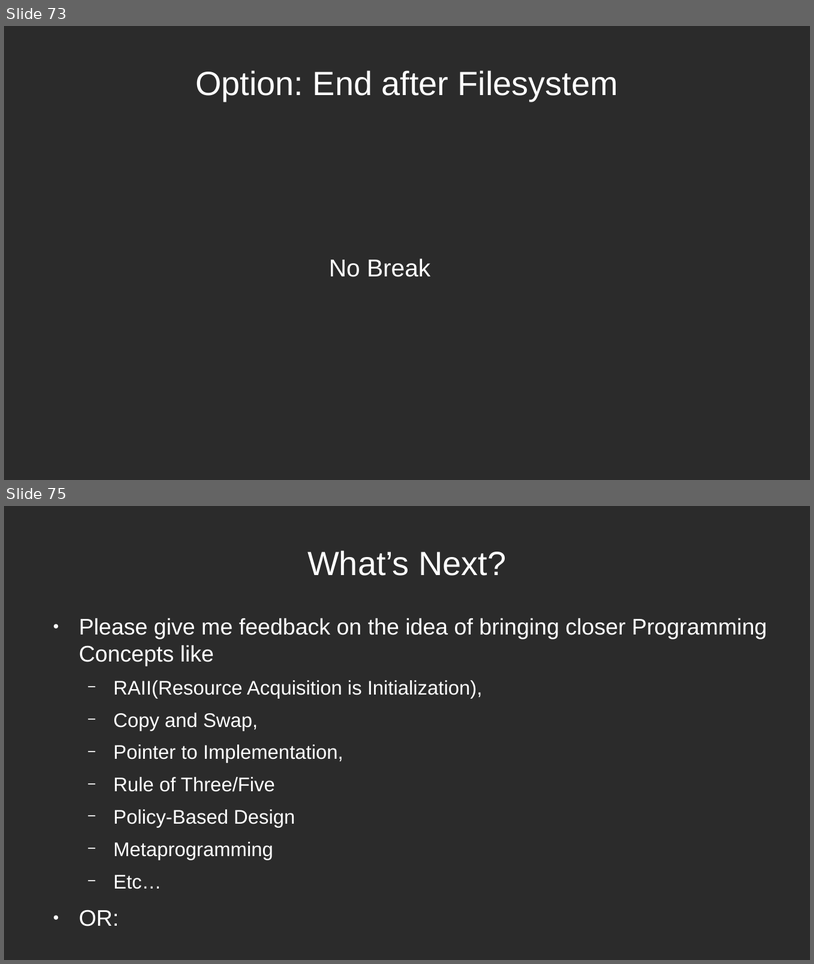
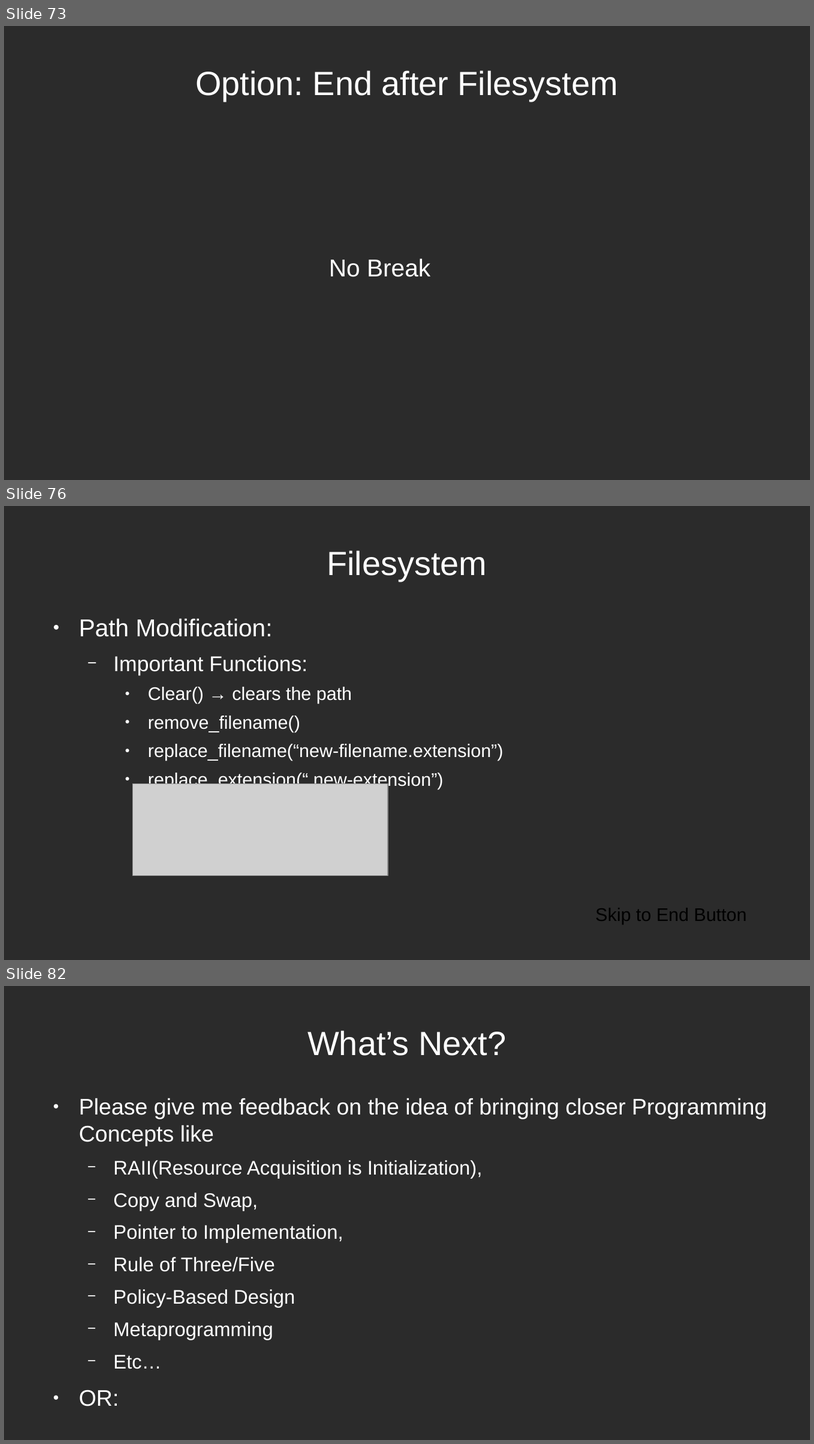
Before and after one commit to mleibeng/Crash-Course-CPP-11-17, a slide deck: Presentation/Crash Course CPP.odp. Shown one above the other, each under a label of ours: slides 73 and 75 before the commit, slides 73, 76 and 82 after it; the slides between them are not shown. The pictures are 814x964 and 814x1444 pixels, drawn with LibreOffice and Linux fonts; fonts in the diff are those of the drawing; grey boxes stand for pictures; background and template pictures are left out; a plain dark background stands for a picture behind light text. Boxes give left, top, right and bottom in pixels: in the first picture for what was removed or moved away, otherwise in the second. Text is boxed around its words. In the diff, an @@ line names an element or a change of style, - is before the commit and + after.

Commit message:
Added filesystem to presentation

```diff
--- a/Presentation/Crash Course CPP.odp
+++ b/Presentation/Crash Course CPP.odp
@@ slide 76 added at (x1=4, y1=506, x2=810, y2=960), background picture (left out) @@
@@ title added at (x1=327, y1=550, x2=487, y2=581), 33 pt, text #FFFFFF @@
+Filesystem
@@ text added at (x1=79, y1=618, x2=504, y2=789), 18 pt, text #FFFFFF @@
+● Path Modification:
+  − Important Functions:
+    ● Clear() → clears the path
+    ● remove_filename()
+    ● replace_filename(“new-filename.extension”)
+    ● replace_extension(“.new-extension”)
@@ picture added at (x1=133, y1=784, x2=388, y2=876) @@
@@ text added at (x1=596, y1=907, x2=747, y2=924), 18 pt, text #000000 @@
+Skip to End Button
@@ what was slide 75 is now slide 82 @@
```
Also in this commit, not shown: 1 slide changed, 6 other slides added.
